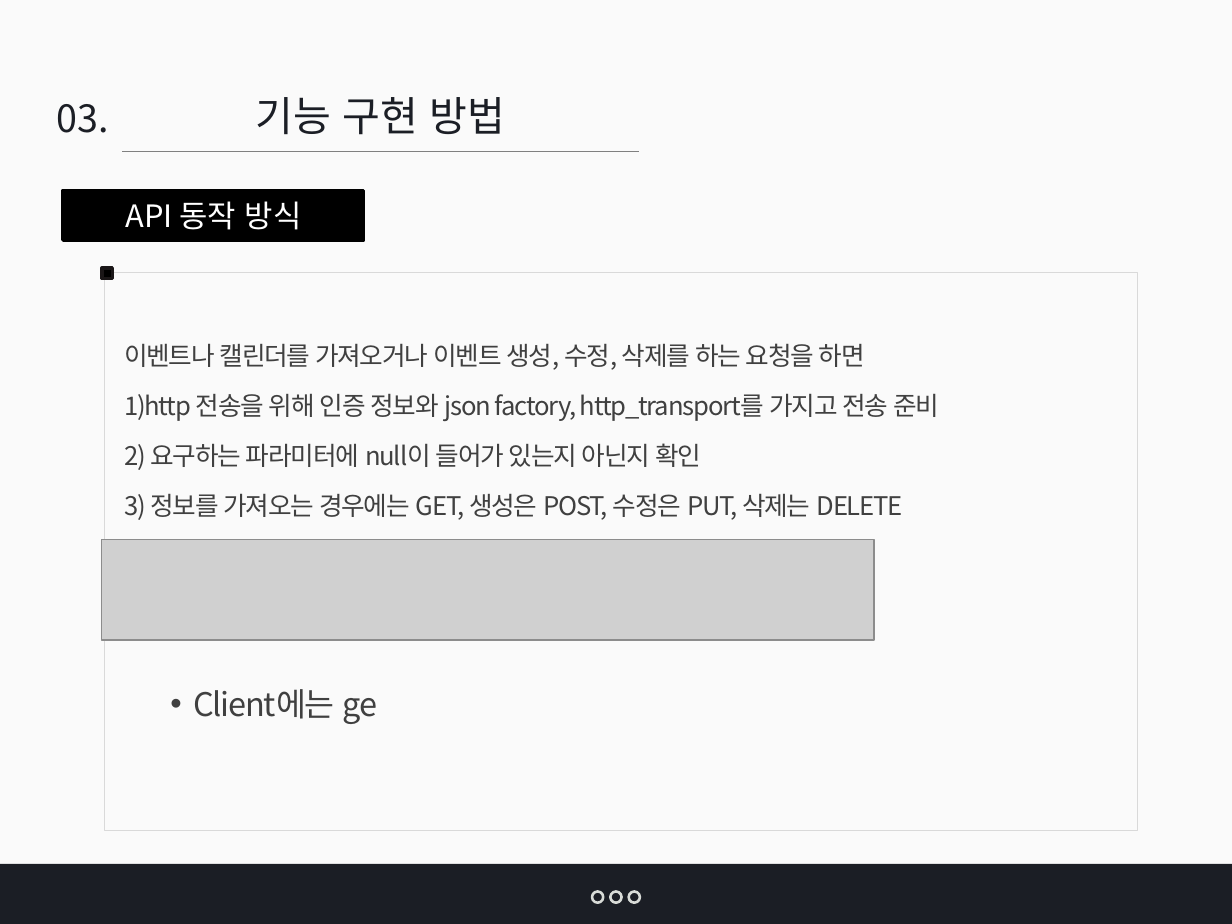
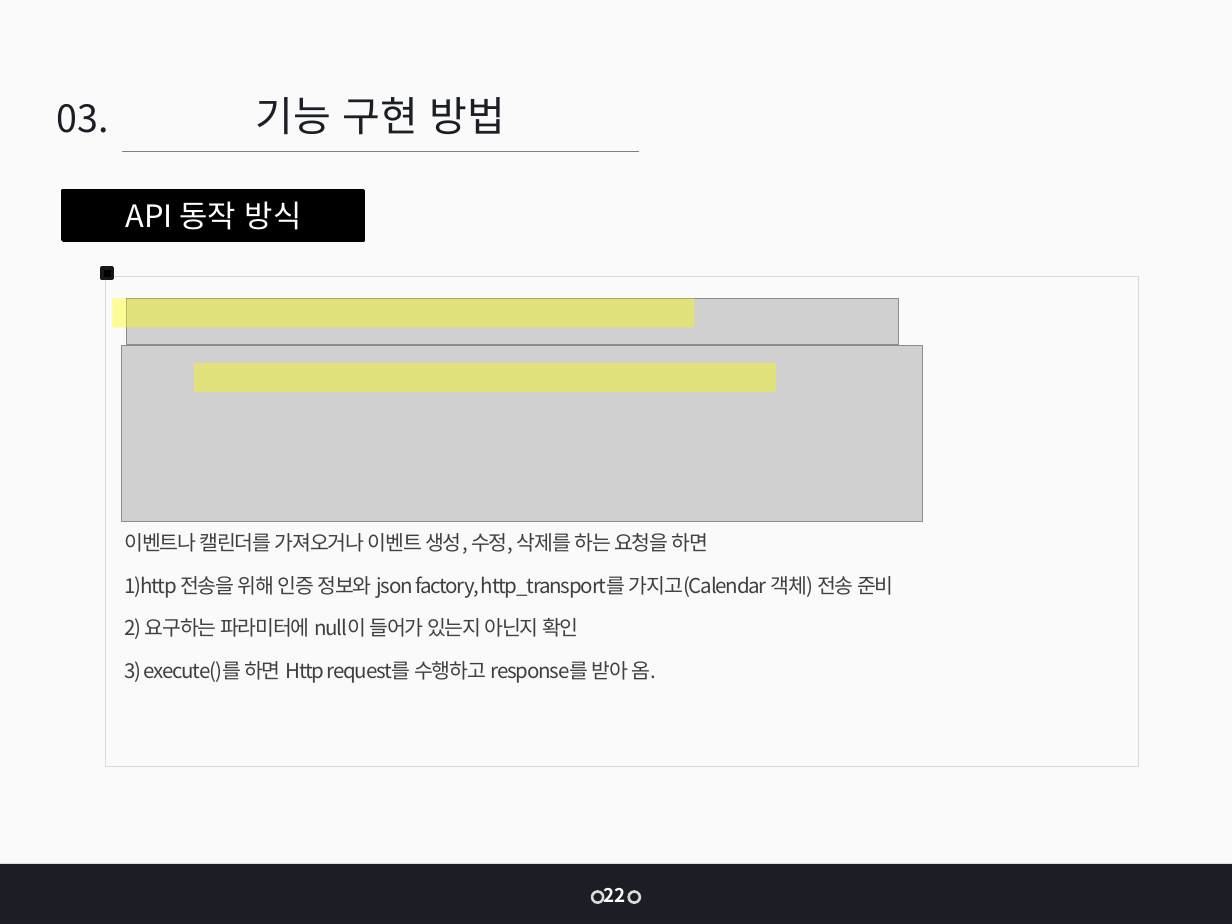
Before and after one commit to jangys/calendarProjectDocument, a slide deck: slide 22 of O0100010.pptx (slide 21 before the commit). Drawn at 1232x924 pixels with LibreOffice and Linux fonts; fonts in the diff are those of the drawing; grey boxes stand for pictures. Boxes give left, top, right and bottom in pixels: in the first picture for what was removed or moved away, otherwise in the second. Text is boxed around its words. In the diff, an @@ line names an element or a change of style, - is before the commit and + after.

```diff
--- a/O0100010.pptx
+++ b/O0100010.pptx
@@ rectangle "이벤트나 캘린더를 가져오거나 이벤트 생성, ...": place and size @@
-rectangle "이벤트나 캘린더를 가져오거나 이벤트 생성, ..." at bbox=[105, 272, 1138, 830]
+rectangle "이벤트나 캘린더를 가져오거나 이벤트 생성, ..." at bbox=[105, 276, 1138, 766]
@@ rectangle added at bbox=[112, 298, 694, 328], fill #FFFF00 at 40% opacity @@
@@ picture added at bbox=[127, 298, 899, 344] @@
@@ picture added at bbox=[122, 346, 923, 522] @@
@@ rectangle added at bbox=[195, 363, 776, 393], fill #FFFF00 at 40% opacity @@
@@ text in rectangle at bbox=[124, 533, 709, 639]: size 15 to 12 pt in "이벤트나 캘린더를 가져오거나 이벤트 생성, 수정, 삭제를 ...", "2) 요구하는 파라미터에 null이 들어가 있는지 아닌지 ..." @@
@@ picture removed at bbox=[102, 540, 875, 641] @@
@@ text in rectangle at bbox=[124, 576, 894, 598]: text changed; size 15 to 12 pt @@
-1)http 전송을 위해 인증 정보와 json factory, http_transport를 가지고 전송 준비
+1)http 전송을 위해 인증 정보와 json factory, http_transport를 가지고(Calendar 객체) 전송 준비
@@ text in rectangle at bbox=[124, 661, 657, 683]: text changed; size 15 to 12 pt @@
-3) 정보를 가져오는 경우에는 GET, 생성은 POST, 수정은 PUT, 삭제는 DELETE
-  • Client에는 ge
+3) execute()를 하면 Http request를 수행하고 response를 받아 옴.
@@ text added at bbox=[603, 888, 625, 902], 11 pt, text #FFFFFF, bold @@
+22
@@ ellipse removed at bbox=[610, 892, 621, 903] @@
```
Also in this commit, not shown: 20 other slides changed, 9 slides added, 3 slides removed, 3 other files.
